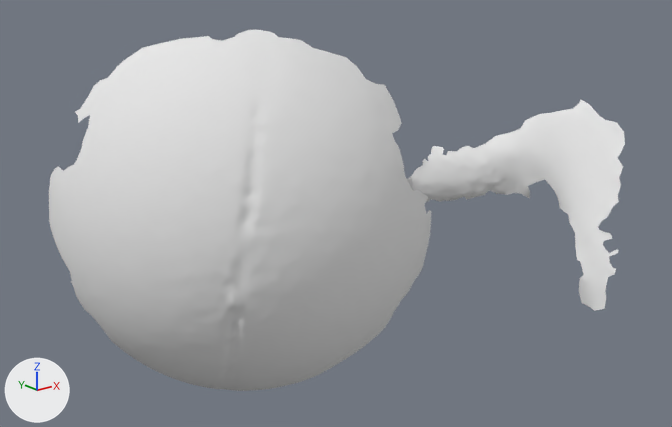
The OBJ model res/tangential2/LargeSphere_tangential_02.000071.obj: old version first, new version second.
The view is the same before and after, from a camera (50 mm lens) standing at (-566.0, -1167.0, 156.0) and looking at (19.0, -437.0, -136.0). Lighting does not change. The marker at lower left points along +X, +Y and +Z. Where no turn or scale is listed for an object, it has been applied to the vertices.

Objects in the first picture: 'LargeSphere_tangential_02.000071'.
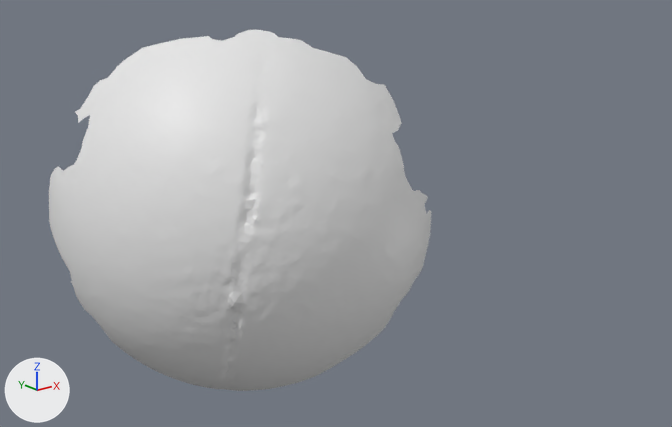
What changed in the scene script:
```text
Change me_largesphere_tangential_02_000071:
    where me_largesphere_tangential_02_000071.from_pydata(...)  # 9697 vertices, 19095 faces; spans x -328.0..462.0, y -717.0..-210.0, z -296.0..85.0
    used by ob_largesphere_tangential_02_000071; location = (0.0, 0.0, 0.0)
    remove me_largesphere_tangential_02_000071.materials.append(mat_largesphere_tangential_02_000071)  # white #e7e7e7
    me_largesphere_tangential_02_000071 part 1: the loose piece of 1173 vertices spanning x 281.0..462.0, y -562.0..-210.0, z -296.0..-69.0 is deleted
```

Boxes (x1, y1, x2, y2) around the edits, measured in the pictures (672 x 427 px):
'LargeSphere_tangential_02.000071', reshaped (34% narrower): before (49, 30, 625, 391); after (49, 30, 431, 391)
part 1 of me_largesphere_tangential_02_000071, deleted: before (407, 100, 625, 311)
